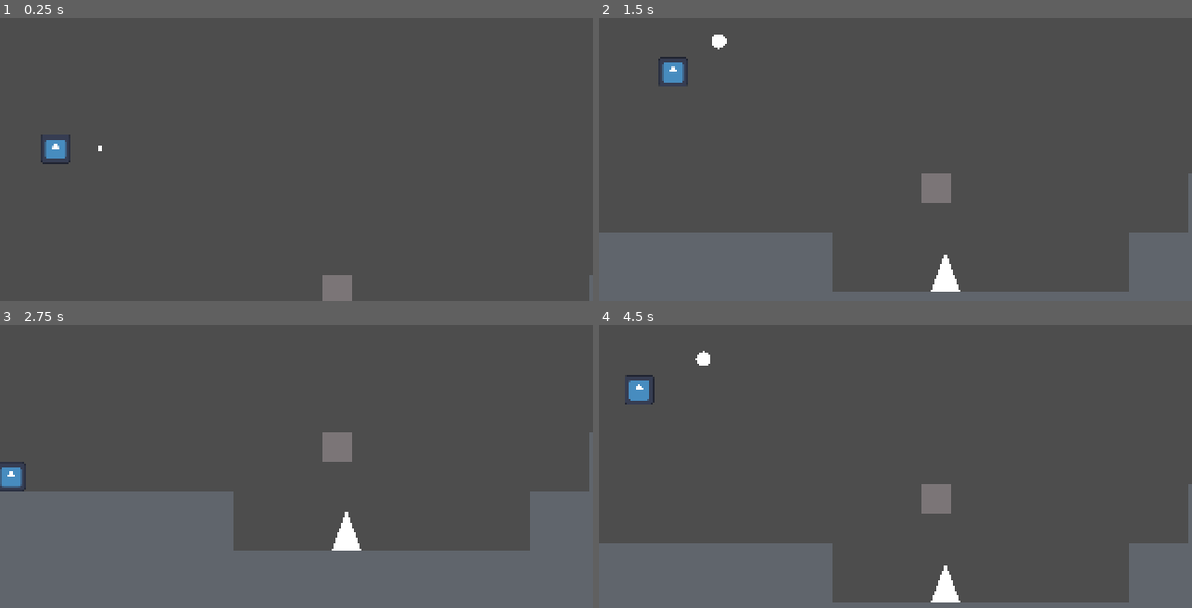
Above: before the commit, frames 1-4 (two rows, left to right).
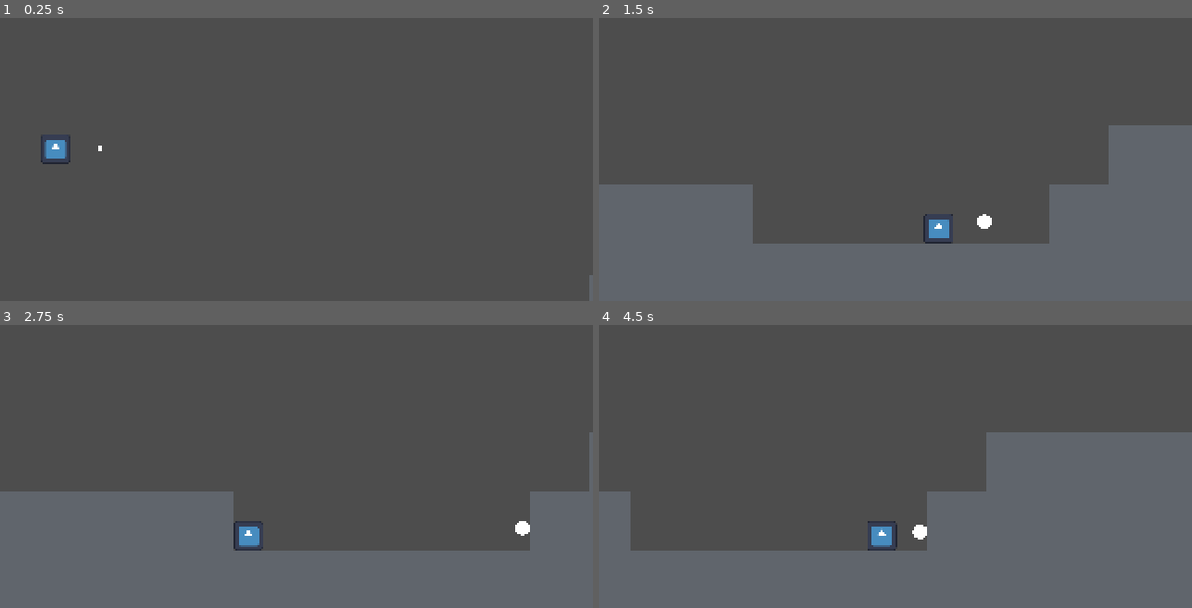
Above: after the commit, the same moments.

Repository: Borrow-Game/game-godot
Game: Godot game, scene res://physics_sample_scene.tscn
Two runs of this game, one before a commit and one after it. Both use one fixed random seed, a clock stepped at 60 frames per second and the inputs below. The engine's default icon, where the game draws it, is replaced by a stand-in: a white triangle on a blue panel in a dark square.
Inputs:
- Up to frame 1 (0.25 s): no input
- Up to frame 2 (1.5 s): tap Enter (ui_accept) at 0.5, 0.77 s; hold Right (right) from 0.53 s (still down); tap X (dash) at 0.6 s; tap Shift (shoot bow) at 1.35 s
- Up to frame 3 (2.75 s): tap Enter (ui_accept) at 1.52 s; release Right (right) at 2.03 s; hold Left (left) from 2.03 s (still down); tap X (dash) at 2.1 s
- Up to frame 4 (4.5 s): release Left (left) at 2.78 s; hold Right (right) 2.78-4.28 s; tap Shift (shoot bow) at 2.85, 4.35 s; tap Enter (ui_accept) at 3.02, 3.77 s; tap X (dash) at 3.6 s; hold Left (left) from 4.28 s (still down)

The runs differ from the first frame. In frame 1, 0.5% of the frame differs, in the area x 8-60%, y 45-100%; in frame 2, 22%; in frame 3, 1.7%; in frame 4, 28%, in the area x 0-100%, y 9-99%.

Commit message:
fixed merge conflicts

Diff:
--- a/physics_sample_scene.tscn
+++ b/physics_sample_scene.tscn
@@ -1,9 +1,8 @@
-[gd_scene load_steps=6 format=3 uid="uid://n8wv5nrlv2ub"]
+[gd_scene load_steps=5 format=3 uid="uid://n8wv5nrlv2ub"]
 
 [ext_resource type="PackedScene" uid="uid://lb07788bxve4" path="res://physics_sample_block.tscn" id="1_gdt6k"]
 [ext_resource type="PackedScene" uid="uid://dfj3ask0ne44o" path="res://player_character.tscn" id="2_ycyjp"]
 [ext_resource type="PackedScene" uid="uid://dcf28kdusjeiu" path="res://target_block.tscn" id="3_22fh5"]
-[ext_resource type="PackedScene" uid="uid://bn5nvsbru0mdw" path="res://killing-object.tscn" id="5_1y1rt"]
 [ext_resource type="PackedScene" uid="uid://ylta7hm7dobh" path="res://moving_block.tscn" id="5_b1fxg"]
 
 [node name="scene" type="Node2D"]
@@ -689,14 +688,7 @@
 
 [node name="target_block2" parent="." node_paths=PackedStringArray("triggered_note") instance=ExtResource("3_22fh5")]
 position = Vector2(880, 0)
-triggered_note = NodePath("../moving_block2")
-
-[node name="moving_block2" parent="." instance=ExtResource("5_b1fxg")]
-position = Vector2(152, 88)
-aim_position = Vector2(96, 96)
-
-[node name="StaticBody2D" parent="." instance=ExtResource("5_1y1rt")]
-position = Vector2(157, 138)
+triggered_note = NodePath("../moving_block3")
 
 [node name="moving_block3" parent="." instance=ExtResource("5_b1fxg")]
 position = Vector2(880, 32)
